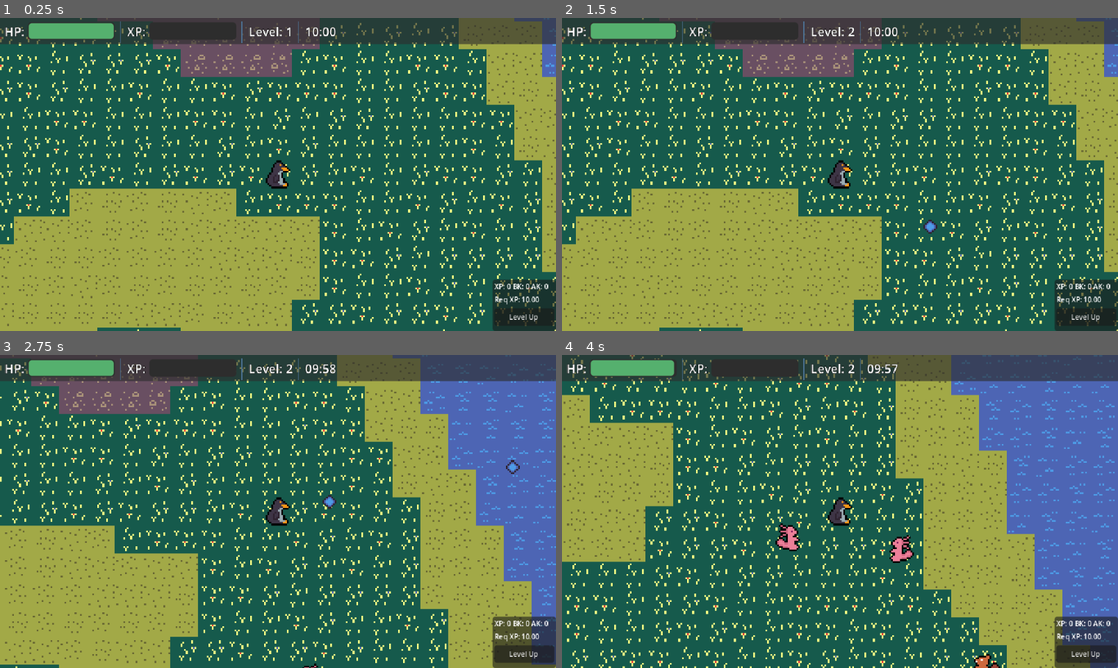
Above: before the commit, frames 1-4 (two rows, left to right).
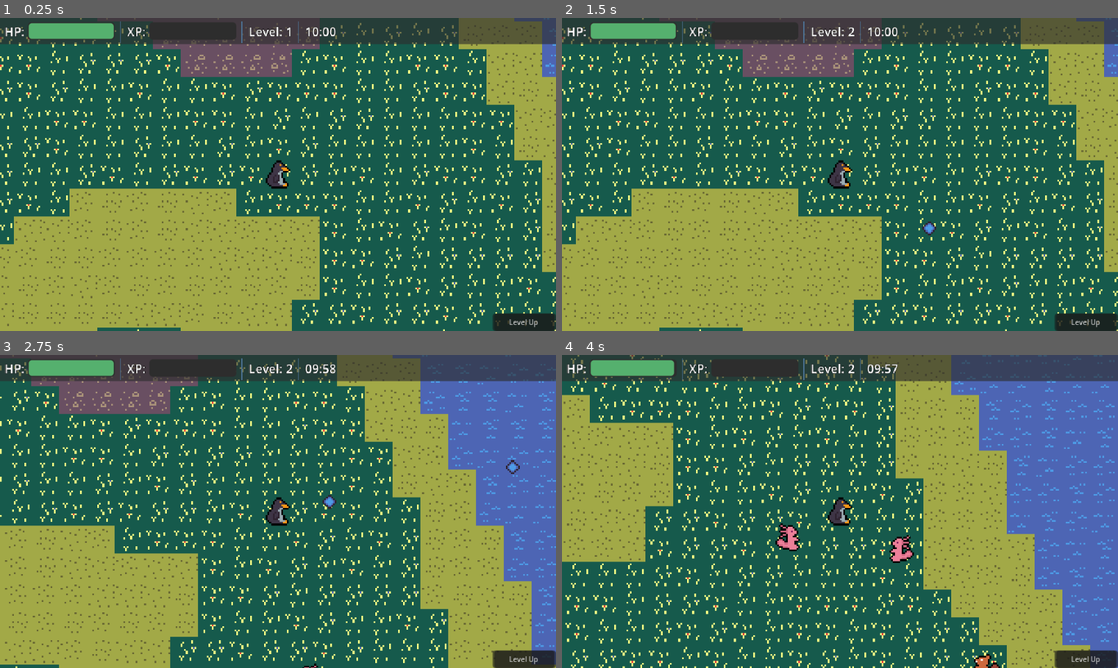
Above: after the commit, the same moments.

Repository: dr-rodriguez/Penguin-Last-Stand
Game: Godot game, scene res://src/core/main_game/main_game.tscn
Two runs of this game, one before a commit and one after it. Both use one fixed random seed, a clock stepped at 60 frames per second and the inputs below.
Inputs (mouse positions are in pixels of both pictures, inside the frame that each line leads up to):
- Up to frame 1 (0.25 s): no input
- Up to frame 2 (1.5 s): click "Level Up" at 0.5 s; click (701, 190) at 1.25 s
- Up to frame 3 (2.75 s): move the mouse to (400, 495) at 2.02 s; press the mouse at (400, 495) at 2.03 s; hold D (move_right) from 2.03 s (still down)
- Up to frame 4 (4 s): move the mouse to (728, 527) at 2.77 s; release D (move_right) at 2.78 s; release the mouse at (728, 527) at 2.78 s; hold S (move_down) 2.78-3.53 s; click (728, 527) at 2.85 s; move the mouse to (895, 442) at 3.52 s; press the mouse at (895, 442) at 3.53 s; hold D (move_right) from 3.53 s (still down)

The runs differ from the first frame. In frame 1, 1.3% of the frame differs, in the area x 88-100%, y 83-99%; in frame 2, 1.4%; in frame 3, 1.5%, in the area x 88-100%, y 83-100%; in frame 4, 1.5%.

Commit message:
adding initial pause menu

Diff:
--- a/project.godot
+++ b/project.godot
@@ -72,6 +72,12 @@
 , Object(InputEventKey,"resource_local_to_scene":false,"resource_name":"","device":-1,"window_id":0,"alt_pressed":false …(181 unchanged characters)…
 ]
 }
+pause={
+"deadzone": 0.2,
+"events": [Object(InputEventKey,"resource_local_to_scene":false,"resource_name":"","device":-1,"window_id":0,"alt_pressed":false,"shift_pressed":false,"ctrl_pressed":false,"meta_pressed":false,"pressed":false,"keycode":0,"physical_keycode":4194305,"key_label":0,"unicode":0,"location":0,"echo":false,"script":null)
+, Object(InputEventKey,"resource_local_to_scene":false,"resource_name":"","device":-1,"window_id":0,"alt_pressed":false,"shift_pressed":false,"ctrl_pressed":false,"meta_pressed":false,"pressed":false,"keycode":0,"physical_keycode":80,"key_label":0,"unicode":112,"location":0,"echo":false,"script":null)
+]
+}
 
 [layer_names]
 
--- a/src/core/autoload/game.gd
+++ b/src/core/autoload/game.gd
@@ -142,9 +142,7 @@
 	_increase_difficulty()
 
 	print("[Game] Level up to " + str(player_level))
-
-	# Freeze the run until a power-up is picked
-	get_tree().paused = true
+	# MainGame freezes the run until a power-up is picked
 
 
 #region Power Up Logic
@@ -160,9 +158,7 @@
 			_apply_fire_rate_up()
 		"DamageUp":
 			_apply_damage_up()
-
-	# Resume the run now that the choice is made
-	get_tree().paused = false
+	# MainGame resumes the run now that the choice is made
 
 ## Increase maximum health
 func _apply_health_boost() -> void:
--- a/src/core/main_game/main_game.gd
+++ b/src/core/main_game/main_game.gd
@@ -1,4 +1,7 @@
 extends Node
+
+## Which UI currently owns the pause, so two of them can't fight over it
+enum PauseSource { NONE, MENU, LEVEL_UP }
 
 @onready var snowball_pool: Pool = %SnowballPool
 @onready var player: CharacterBody2D = %Player
@@ -6,24 +9,54 @@
 @onready var shoot_timer: Timer = %ShootTimer
 @onready var debug_layer := $DebugLayer
 @onready var game_timer: Timer = %GameTimer
+@onready var pause_menu: Control = %Pause
 
 var on_cooldown: bool = false
+var pause_source: PauseSource = PauseSource.NONE
 
 func _ready() -> void:
 	# Connect signals
 	Game.snowball_done.connect(_on_snowball_done)
+	Game.level_up.connect(_pause_for.bind(PauseSource.LEVEL_UP))
+	Game.powerup_selected.connect(_on_powerup_selected)
+	pause_menu.resume_requested.connect(_pause_for.bind(PauseSource.NONE))
 
 	debug_layer.visible = Game.debug_flag
 
 
 func _process(_delta: float) -> void:
-	# No input handling/processing when paused
+	# Pause toggle runs even while paused, otherwise there is no way back out
+	if Input.is_action_just_pressed("pause"):
+		_toggle_pause()
+		return
+
+	# No other input handling/processing when paused
 	if get_tree().paused:
 		return
 
 	# Continuously shoot (_input only fires per event)
 	if Input.is_action_pressed("shoot") and not on_cooldown:
 		_fire_snowball()
+
+
+## Flip the pause menu on and off
+func _toggle_pause() -> void:
+	# The level-up screen owns the screen while it's up, leave it alone
+	if pause_source == PauseSource.LEVEL_UP:
+		return
+	_pause_for(PauseSource.MENU if pause_source == PauseSource.NONE else PauseSource.NONE)
+
+
+## Single owner of the pause flag and the pause menu's visibility
+func _pause_for(source: PauseSource) -> void:
+	pause_source = source
+	get_tree().paused = source != PauseSource.NONE
+	pause_menu.visible = source == PauseSource.MENU
+
+
+## A power-up choice ends the level-up pause
+func _on_powerup_selected(_power_up_name: String) -> void:
+	_pause_for(PauseSource.NONE)
 
 
 ## Acquire snowball from pool
--- a/src/core/main_game/main_game.tscn
+++ b/src/core/main_game/main_game.tscn
@@ -11,6 +11,7 @@
 [ext_resource type="PackedScene" uid="uid://vdxen4r0qq0f" path="res://src/ui/hud/hud.tscn" id="9_86u7o"]
 [ext_resource type="PackedScene" uid="uid://bt6h3kgxir3xo" path="res://src/ui/debug/debug_ui.tscn" id="9_tc86p"]
 [ext_resource type="PackedScene" uid="uid://enye5vtk8lwu" path="res://src/ui/levelup/levelup.tscn" id="10_rqvdb"]
+[ext_resource type="PackedScene" uid="uid://drp21fw1kbdap" path="res://src/ui/pause/pause.tscn" id="11_1aoel"]
 
 [sub_resource type="TileSetAtlasSource" id="TileSetAtlasSource_6yl8a"]
 texture = ExtResource("1_3fed5")
@@ -132,9 +133,17 @@
 
 [node name="PauseRoot" type="Control" parent="PauseLayer" unique_id=13074149]
 layout_mode = 3
-anchors_preset = 0
-offset_right = 40.0
-offset_bottom = 40.0
+anchors_preset = 15
+anchor_right = 1.0
+anchor_bottom = 1.0
+grow_horizontal = 2
+grow_vertical = 2
+mouse_filter = 2
+
+[node name="Pause" parent="PauseLayer/PauseRoot" unique_id=1532816305 instance=ExtResource("11_1aoel")]
+unique_name_in_owner = true
+visible = false
+layout_mode = 1
 
 [node name="TransitionLayer" type="CanvasLayer" parent="." unique_id=598219935]
 process_mode = 3
--- a/src/ui/debug/debug_ui.gd
+++ b/src/ui/debug/debug_ui.gd
@@ -1,20 +1,8 @@
 extends Control
 
-@onready var debug_label: Label = %DebugLabel
 
 func _ready() -> void:
-	_update_label(null)
-
-	# Connect signals
-	Game.enemy_defeated.connect(_update_label)
-
-
-func _update_label(_n: Node) -> void:
-	debug_label.text = "XP: " + \
-	"%.0f" % Game.player_xp + \
-	" BK: " + str(Game.beaver_kills) + \
-	" AK: " + str(Game.axolotl_kills) + \
-	"\nReq XP: " + "%.2f" % Game.level_xp_needed
+	pass
 
 
 func _on_button_pressed() -> void:
--- a/src/ui/debug/debug_ui.tscn
+++ b/src/ui/debug/debug_ui.tscn
@@ -8,7 +8,7 @@
 anchor_right = 1.0
 anchor_bottom = 1.0
 offset_left = 567.0
-offset_top = 301.0
+offset_top = 340.0
 grow_horizontal = 2
 grow_vertical = 2
 mouse_filter = 2
@@ -37,15 +37,6 @@
 [node name="VBoxContainer" type="VBoxContainer" parent="Panel/MarginContainer" unique_id=1462087568]
 layout_mode = 2
 
-[node name="DebugLabel" type="Label" parent="Panel/MarginContainer/VBoxContainer" unique_id=1059502787]
-unique_name_in_owner = true
-custom_maximum_size = Vector2(140, -1)
-layout_mode = 2
-theme_override_font_sizes/font_size = 8
-text = "XP: 0 BK: 0 AK: 0
-Req XP:"
-autowrap_mode = 2
-
 [node name="Button" type="Button" parent="Panel/MarginContainer/VBoxContainer" unique_id=193842358]
 layout_mode = 2
 theme_override_font_sizes/font_size = 8
--- /dev/null
+++ b/src/ui/pause/pause.gd
@@ -0,0 +1,46 @@
+extends Control
+
+## Emitted when the player asks to leave the pause menu
+signal resume_requested
+
+@onready var time_label: Label = %TimeLabel
+@onready var health_label: Label = %HealthLabel
+@onready var level_label: Label = %LevelLabel
+@onready var xp_label: Label = %XPLabel
+@onready var beaver_label: Label = %BeaverLabel
+@onready var axo_label: Label = %AxolotlLabel
+
+
+func _ready() -> void:
+	visibility_changed.connect(_on_visibility_changed)
+	update_labels()
+
+
+## Refresh the stats every time the menu comes up
+func _on_visibility_changed() -> void:
+	if is_visible_in_tree():
+		update_labels()
+
+
+## Update all the text
+func update_labels() -> void:
+	time_label.text = Game.format_time(Game.MAX_TIME - Game.time_elapsed)
+	health_label.text = str(Game.current_player_health) + "/" + str(Game.player_health)
+	level_label.text = str(Game.player_level)
+	beaver_label.text = str(Game.beaver_kills)
+	axo_label.text = str(Game.axolotl_kills)
+	xp_label.text = str(Game.player_xp) + "/" + str(Game.level_xp_needed)
+
+
+## Resume the game
+func _on_resume_button_pressed() -> void:
+	resume_requested.emit()
+
+
+## Close the game entirely
+func _on_quit_button_pressed() -> void:
+	get_tree().quit()
+
+
+func _on_restart_button_pressed() -> void:
+	pass # Replace with function body.
--- /dev/null
+++ b/src/ui/pause/pause.tscn
@@ -0,0 +1,215 @@
+[gd_scene format=3 uid="uid://drp21fw1kbdap"]
+
+[ext_resource type="Theme" uid="uid://c3i1e2wloyui2" path="res://src/ui/ui_theme.tres" id="1_242lp"]
+[ext_resource type="Script" uid="uid://dfkvveh004g8g" path="res://src/ui/pause/pause.gd" id="2_1cn4x"]
+
+[sub_resource type="StyleBoxFlat" id="StyleBoxFlat_242lp"]
+bg_color = Color(0.10980392, 0.1882353, 0.25490198, 0.6156863)
+corner_radius_top_left = 10
+corner_radius_top_right = 10
+corner_radius_bottom_right = 10
+corner_radius_bottom_left = 10
+
+[sub_resource type="StyleBoxFlat" id="StyleBoxFlat_1cn4x"]
+bg_color = Color(0.10980392, 0.1882353, 0.25490198, 0.6156863)
+border_width_left = 2
+border_width_top = 2
+border_width_right = 2
+border_width_bottom = 2
+border_color = Color(0.9372549, 0.7764706, 0.44705883, 1)
+border_blend = true
+corner_radius_top_left = 10
+corner_radius_top_right = 10
+corner_radius_bottom_right = 10
+corner_radius_bottom_left = 10
+
+[node name="Pause" type="Control" unique_id=1532816305]
+layout_mode = 3
+anchor_left = 0.2
+anchor_top = 0.13333334
+anchor_right = 0.79866016
+anchor_bottom = 0.7628112
+offset_right = 52.857544
+offset_bottom = 31.38797
+grow_horizontal = 2
+grow_vertical = 2
+scale = Vector2(0.878767, 0.8783412)
+theme = ExtResource("1_242lp")
+script = ExtResource("2_1cn4x")
+metadata/_edit_use_anchors_ = true
+
+[node name="Panel" type="Panel" parent="." unique_id=1351640786]
+layout_mode = 1
+anchors_preset = 15
+anchor_right = 1.0
+anchor_bottom = 1.0
+grow_horizontal = 2
+grow_vertical = 2
+theme_override_styles/panel = SubResource("StyleBoxFlat_242lp")
+
+[node name="MarginContainer" type="MarginContainer" parent="Panel" unique_id=1159411555]
+layout_mode = 1
+anchors_preset = 15
+anchor_right = 1.0
+anchor_bottom = 1.0
+grow_horizontal = 2
+grow_vertical = 2
+
+[node name="HBoxContainer" type="HBoxContainer" parent="Panel/MarginContainer" unique_id=1192287630]
+layout_mode = 2
+
+[node name="MenuContainer" type="MarginContainer" parent="Panel/MarginContainer/HBoxContainer" unique_id=1929511973]
+custom_minimum_size = Vector2(100, 0)
+layout_mode = 2
+
+[node name="VBoxContainer" type="VBoxContainer" parent="Panel/MarginContainer/HBoxContainer/MenuContainer" unique_id=727150742]
+layout_mode = 2
+size_flags_vertical = 4
+
+[node name="ResumeButton" type="Button" parent="Panel/MarginContainer/HBoxContainer/MenuContainer/VBoxContainer" unique_id=1815981713]
+unique_name_in_owner = true
+layout_mode = 2
+text = "Resume"
+
+[node name="RestartButton" type="Button" parent="Panel/MarginContainer/HBoxContainer/MenuContainer/VBoxContainer" unique_id=466796959]
+unique_name_in_owner = true
+layout_mode = 2
+text = "Restart"
+
+[node name="QuitButton" type="Button" parent="Panel/MarginContainer/HBoxContainer/MenuContainer/VBoxContainer" unique_id=1609869560]
+unique_name_in_owner = true
+layout_mode = 2
+text = "Quit"
+
+[node name="TextPanel" type="Panel" parent="Panel/MarginContainer/HBoxContainer" unique_id=61192107]
+layout_mode = 2
+size_flags_horizontal = 3
+theme_override_styles/panel = SubResource("StyleBoxFlat_1cn4x")
+
+[node name="TextContainer" type="MarginContainer" parent="Panel/MarginContainer/HBoxContainer/TextPanel" unique_id=924579682]
+layout_mode = 1
+anchors_preset = 15
+anchor_right = 1.0
+anchor_bottom = 1.0
+grow_horizontal = 2
+grow_vertical = 2
+size_flags_horizontal = 3
+theme_override_constants/margin_left = 10
+theme_override_constants/margin_right = 10
+
+[node name="VBoxContainer" type="VBoxContainer" parent="Panel/MarginContainer/HBoxContainer/TextPanel/TextContainer" unique_id=1849367995]
+layout_mode = 2
+
+[node name="TitleLabel" type="Label" parent="Panel/MarginContainer/HBoxContainer/TextPanel/TextContainer/VBoxContainer" unique_id=49697478]
+layout_mode = 2
+theme_override_font_sizes/font_size = 20
+text = "Game Paused"
+horizontal_alignment = 1
+
+[node name="HSeparator" type="HSeparator" parent="Panel/MarginContainer/HBoxContainer/TextPanel/TextContainer/VBoxContainer" unique_id=1882554086]
+layout_mode = 2
+
+[node name="HBoxContainer2" type="HBoxContainer" parent="Panel/MarginContainer/HBoxContainer/TextPanel/TextContainer/VBoxContainer" unique_id=1456463677]
+layout_mode = 2
+
+[node name="TimeLabel2" type="Label" parent="Panel/MarginContainer/HBoxContainer/TextPanel/TextContainer/VBoxContainer/HBoxContainer2" unique_id=419619167]
+layout_mode = 2
+size_flags_horizontal = 0
+text = "Time Left: "
+
+[node name="TimeLabel" type="Label" parent="Panel/MarginContainer/HBoxContainer/TextPanel/TextContainer/VBoxContainer/HBoxContainer2" unique_id=2100343873]
+unique_name_in_owner = true
+layout_mode = 2
+size_flags_horizontal = 10
+text = "999"
+horizontal_alignment = 2
+
+[node name="HBoxContainer3" type="HBoxContainer" parent="Panel/MarginContainer/HBoxContainer/TextPanel/TextContainer/VBoxContainer" unique_id=493392181]
+layout_mode = 2
+
+[node name="HealthLabel2" type="Label" parent="Panel/MarginContainer/HBoxContainer/TextPanel/TextContainer/VBoxContainer/HBoxContainer3" unique_id=1540206618]
+layout_mode = 2
+size_flags_horizontal = 0
+text = "Health: "
+
+[node name="HealthLabel" type="Label" parent="Panel/MarginContainer/HBoxContainer/TextPanel/TextContainer/VBoxContainer/HBoxContainer3" unique_id=138031452]
+unique_name_in_owner = true
+layout_mode = 2
+size_flags_horizontal = 10
+text = "0/0"
+
+[node name="HBoxContainer6" type="HBoxContainer" parent="Panel/MarginContainer/HBoxContainer/TextPanel/TextContainer/VBoxContainer" unique_id=1490233871]
+layout_mode = 2
+
+[node name="LevelLabel2" type="Label" parent="Panel/MarginContainer/HBoxContainer/TextPanel/TextContainer/VBoxContainer/HBoxContainer6" unique_id=1490233872]
+layout_mode = 2
+size_flags_horizontal = 0
+text = "Level: "
+
+[node name="LevelLabel" type="Label" parent="Panel/MarginContainer/HBoxContainer/TextPanel/TextContainer/VBoxContainer/HBoxContainer6" unique_id=1490233873]
+unique_name_in_owner = true
+layout_mode = 2
+size_flags_horizontal = 10
+text = "1"
+
+[node name="HBoxContainer4" type="HBoxContainer" parent="Panel/MarginContainer/HBoxContainer/TextPanel/TextContainer/VBoxContainer" unique_id=341066474]
+layout_mode = 2
+
+[node name="HealthLabel2" type="Label" parent="Panel/MarginContainer/HBoxContainer/TextPanel/TextContainer/VBoxContainer/HBoxContainer4" unique_id=154487095]
+layout_mode = 2
+size_flags_horizontal = 0
+text = "XP: "
+
+[node name="XPLabel" type="Label" parent="Panel/MarginContainer/HBoxContainer/TextPanel/TextContainer/VBoxContainer/HBoxContainer4" unique_id=1160873124]
+unique_name_in_owner = true
+layout_mode = 2
+size_flags_horizontal = 10
+text = "0/0"
+
+[node name="HSeparator2" type="HSeparator" parent="Panel/MarginContainer/HBoxContainer/TextPanel/TextContainer/VBoxContainer" unique_id=1005741838]
+layout_mode = 2
+
+[node name="KillLabel" type="Label" parent="Panel/MarginContainer/HBoxContainer/TextPanel/TextContainer/VBoxContainer" unique_id=2069860673]
+layout_mode = 2
+text = "Kills"
+horizontal_alignment = 1
+
+[node name="HBoxContainer" type="HBoxContainer" parent="Panel/MarginContainer/HBoxContainer/TextPanel/TextContainer/VBoxContainer" unique_id=1894788934]
+layout_mode = 2
+
+[node name="HBoxContainer4" type="HBoxContainer" parent="Panel/MarginContainer/HBoxContainer/TextPanel/TextContainer/VBoxContainer/HBoxContainer" unique_id=195039327]
+layout_mode = 2
+size_flags_horizontal = 3
+
+[node name="BeaverLabel2" type="Label" parent="Panel/MarginContainer/HBoxContainer/TextPanel/TextContainer/VBoxContainer/HBoxContainer/HBoxContainer4" unique_id=669431253]
+layout_mode = 2
+size_flags_horizontal = 0
+text = "Beavers: "
+
+[node name="BeaverLabel" type="Label" parent="Panel/MarginContainer/HBoxContainer/TextPanel/TextContainer/VBoxContainer/HBoxContainer/HBoxContainer4" unique_id=1249251526]
+unique_name_in_owner = true
+layout_mode = 2
+size_flags_horizontal = 10
+text = "1"
+
+[node name="VSeparator" type="VSeparator" parent="Panel/MarginContainer/HBoxContainer/TextPanel/TextContainer/VBoxContainer/HBoxContainer" unique_id=1745070787]
+layout_mode = 2
+
+[node name="HBoxContainer5" type="HBoxContainer" parent="Panel/MarginContainer/HBoxContainer/TextPanel/TextContainer/VBoxContainer/HBoxContainer" unique_id=1140769907]
+layout_mode = 2
+size_flags_horizontal = 3
+
+[node name="AxolotlLabel2" type="Label" parent="Panel/MarginContainer/HBoxContainer/TextPanel/TextContainer/VBoxContainer/HBoxContainer/HBoxContainer5" unique_id=1657182953]
+layout_mode = 2
+size_flags_horizontal = 0
+text = "Axolotl: "
+
+[node name="AxolotlLabel" type="Label" parent="Panel/MarginContainer/HBoxContainer/TextPanel/TextContainer/VBoxContainer/HBoxContainer/HBoxContainer5" unique_id=1577441911]
+unique_name_in_owner = true
+layout_mode = 2
+size_flags_horizontal = 10
+text = "1"
+
+[connection signal="pressed" from="Panel/MarginContainer/HBoxContainer/MenuContainer/VBoxContainer/ResumeButton" to="." method="_on_resume_button_pressed"]
+[connection signal="pressed" from="Panel/MarginContainer/HBoxContainer/MenuContainer/VBoxContainer/RestartButton" to="." method="_on_restart_button_pressed"]
+[connection signal="pressed" from="Panel/MarginContainer/HBoxContainer/MenuContainer/VBoxContainer/QuitButton" to="." method="_on_quit_button_pressed"]
Not shown, added: src/ui/pause/pause.gd.uid
